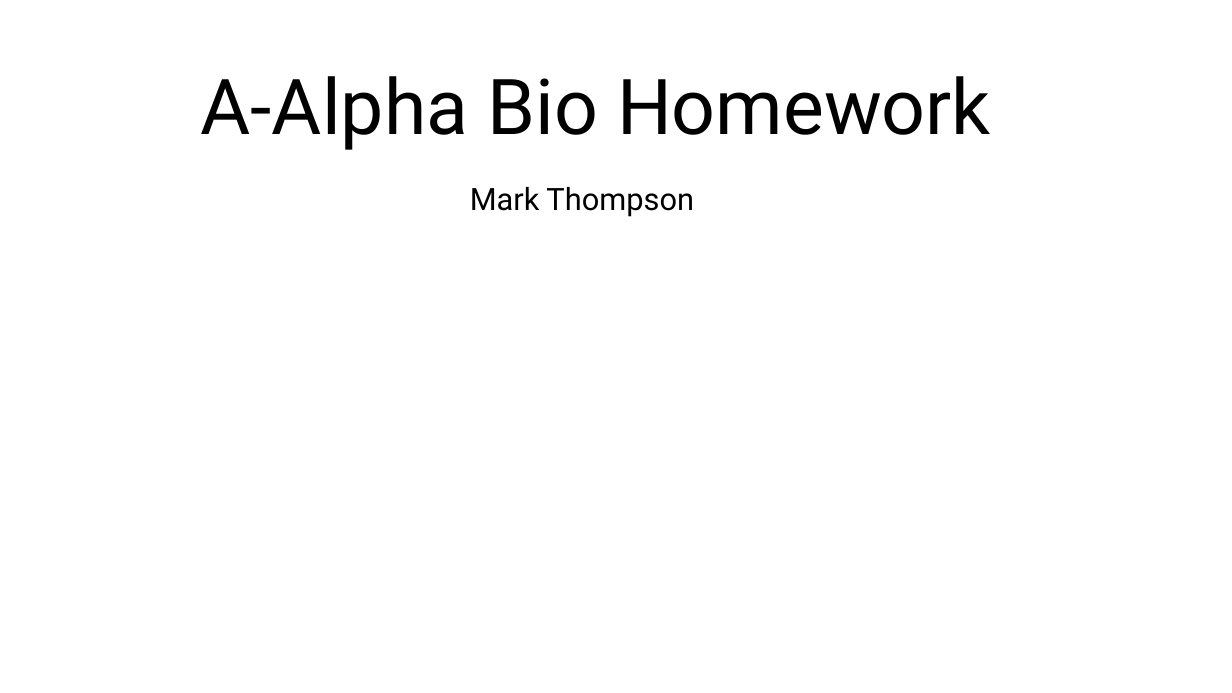
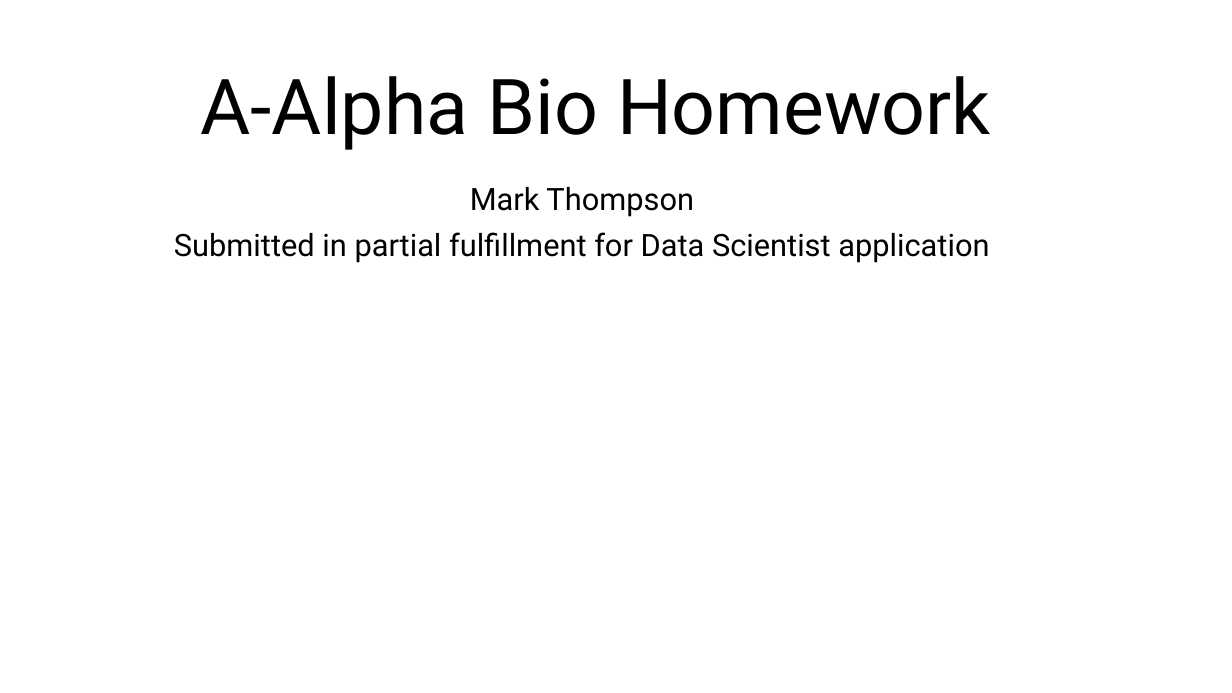
Before and after one commit to planaria158/BERT-antibody-antigen-binding-energy, a slide deck: slide 1 of Homework-aAlphaBio.pptx. Drawn at 1232x693 pixels with LibreOffice and Linux fonts; fonts in the diff are those of the drawing. Boxes give left, top, right and bottom in pixels: in the first picture for what was removed or moved away, otherwise in the second. Text is boxed around its words. In the diff, an @@ line names an element or a change of style, - is before the commit and + after.

```diff
--- a/Homework-aAlphaBio.pptx
+++ b/Homework-aAlphaBio.pptx
@@ subtitle at box(174, 232, 989, 263): paragraph added @@
+Submitted in partial fulfillment for Data Scientist application
```
Also in this commit, not shown: 11 other slides changed, 3 slides added, 1 other file.
